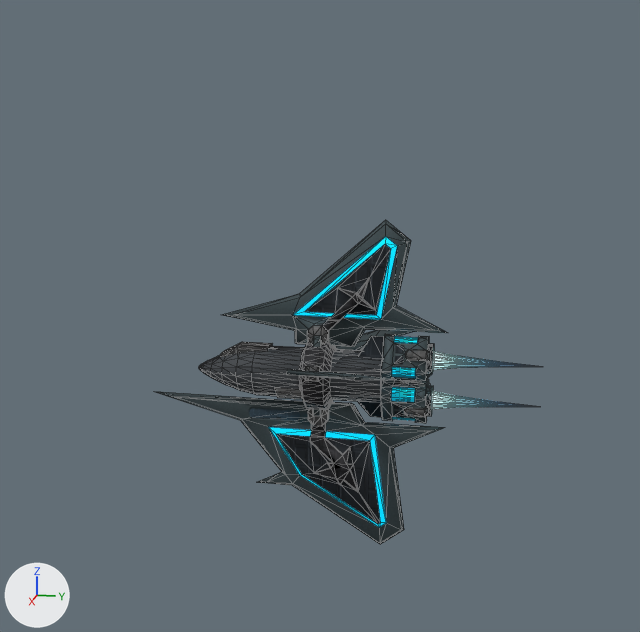
Two versions of the glTF model gfx/ship3d/Perspicacity/perspicacity.gltf, one commit apart.
Both versions are drawn from a 50 mm lens placed at (18.11, 3.54, 5.82), pointed at (-0.1, -0.1, 1.26). Lighting does not change. The marker at lower left points along +X, +Y and +Z. Mesh edges are drawn as thin lines. Where no turn or scale is listed for an object, it has been applied to the vertices.

Script lines for the objects in view, before the commit:
```python
me_base_001 = bpy.data.meshes.new('base.001')
me_base_001.from_pydata(...)  # 1213 vertices, 2422 faces; spans x -1.9..1.9, y -3.94..2.66, z -3.94..3.39
me_base_001.materials.append(mat_base_glow)
me_glow = bpy.data.meshes.new('glow')
me_glow.from_pydata(...)  # 98 vertices, 160 faces; spans x -0.22..0.22, y 2.15..4.61, z -0.67..0.67
me_glow.materials.append(mat_engine_glow_thurion_solid)
ob_base_glow = bpy.data.objects.new('base_glow', me_base_001)
ob_base_glow.location = (0.0, 0.0, 0.0)
ob_glow = bpy.data.objects.new('glow', me_glow)
ob_glow.location = (0.0, 0.0, 0.0)
```
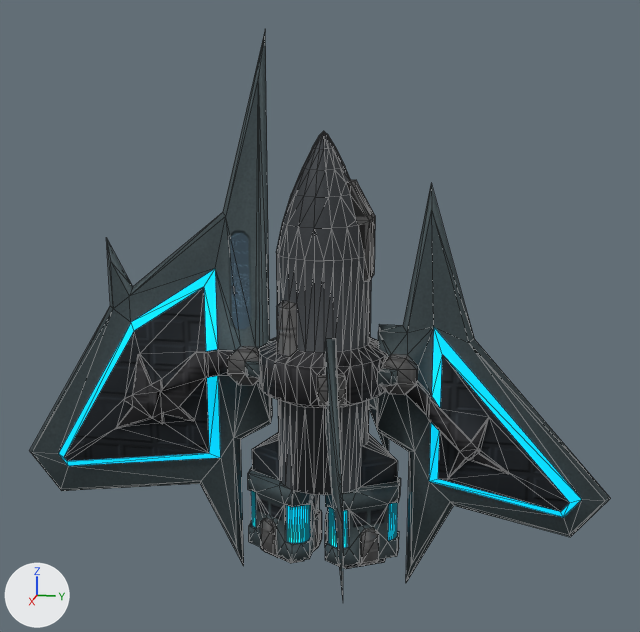
Pixel boxes [x1, y1, x2, y2] of what changed, in the pictures (640 x 632 px):
'base_glow', reshaped (98% wider, 75% taller): before [154, 220, 447, 544]; after [30, 32, 611, 599]
'glow', deleted: before [431, 351, 434, 409]

What the commit changed:
Picture 'fighter05_emission' (img_fighter05_emission) is new.
Material 'base' (mat_base) is new.
Uses the picture img_fighter05_diffuse.
Uses the picture img_fighter05_emission.
Uses the picture img_fighter05_normal.
Mesh me_base_1 is new.
It has 1213 vertices, 2422 faces and spans x -3.46..3.46, y -7.16..6.16, z -4.83..7.17.
It uses material mat_base.
Object 'base_glow' (ob_base_glow) now shows me_base_1 instead of me_base_001.
Object 'glow' (ob_glow) is deleted.
